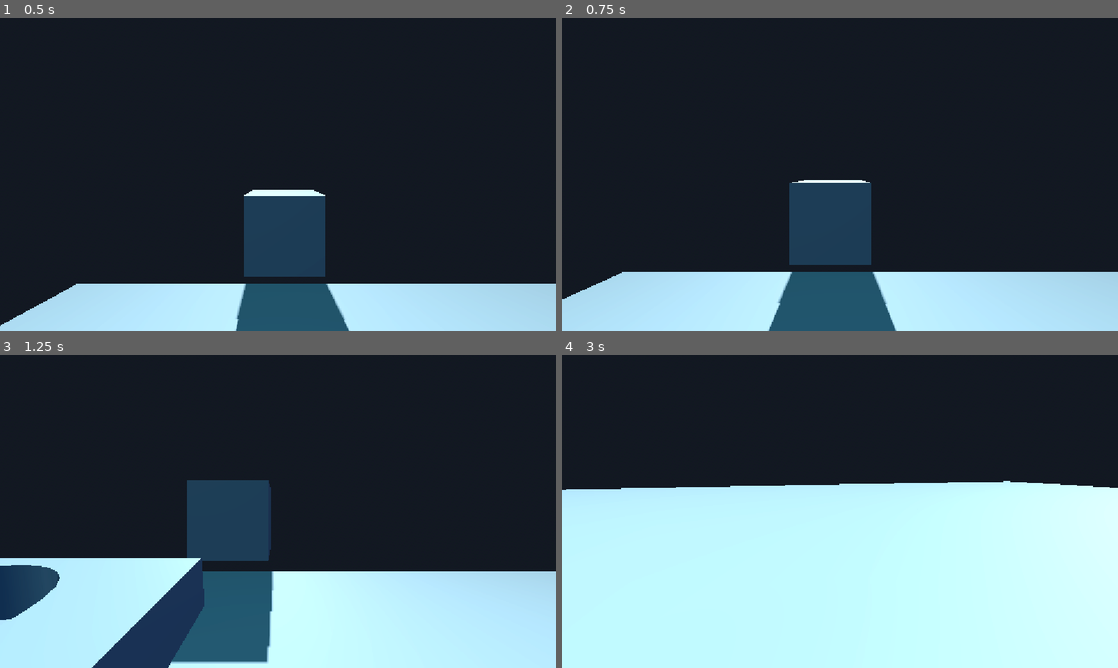
Above: before the commit, frames 1-4 (two rows, left to right).
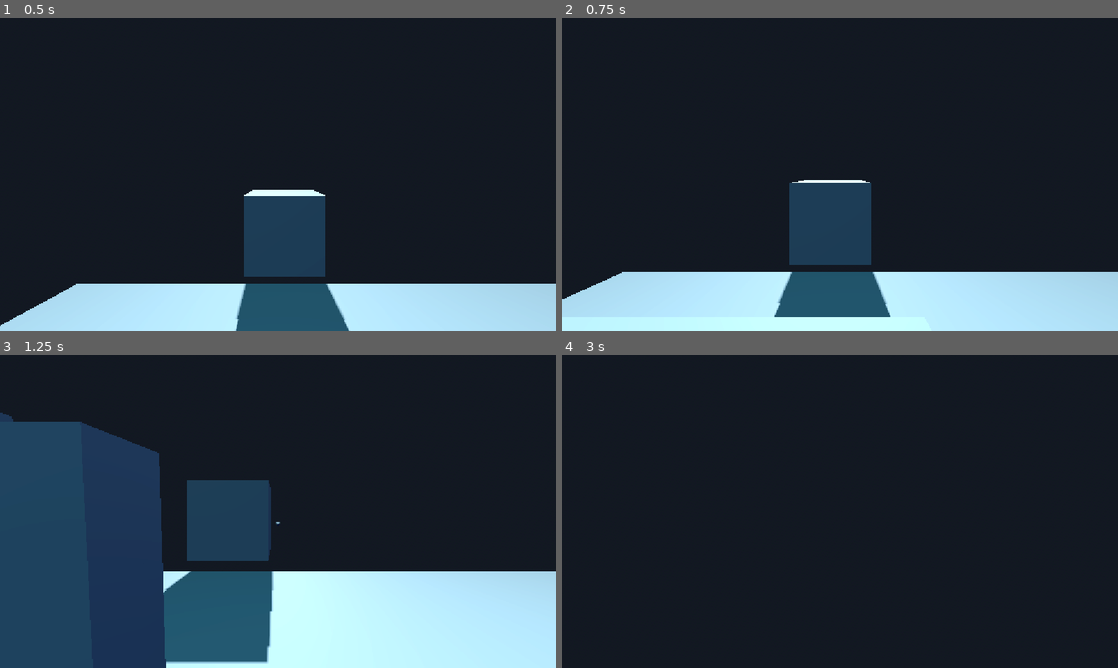
Above: after the commit, the same moments.

Repository: OrzBeta/Assignment3Godot
Game: Godot game, scene res://scenes/demo_scene.tscn
Two runs of this game, one before a commit and one after it. Both use one fixed random seed, a clock stepped at 60 frames per second and the inputs below.
Inputs (mouse positions are in pixels of both pictures, inside the frame that each line leads up to):
- Up to frame 1 (0.5 s): no input
- Up to frame 2 (0.75 s): tap Enter (ui_accept) at 0.5 s; move the mouse to (962, 158) at 0.52 s; press the mouse at (962, 158) at 0.53 s; hold D (move_right) from 0.53 s (still down)
- Up to frame 3 (1.25 s): keep holding D (move_right); tap Enter (ui_accept) at 0.77 s
- Up to frame 4 (3 s): move the mouse to (812, 511) at 1.27 s; release D (move_right) at 1.28 s; release the mouse at (812, 511) at 1.28 s; hold W (move_forward) from 1.28 s (still down); click (812, 511) at 1.35 s; tap Enter (ui_accept) at 1.52 s; move the mouse to (851, 505) at 2.02 s; press the mouse at (851, 505) at 2.03 s; move the mouse to (834, 517) at 2.77 s; release the mouse at (834, 517) at 2.78 s; click (834, 517) at 2.85 s

Frame 1 is identical in both runs. In frame 2, 1.0% of the frame differs, in the area x 37-61%, y 95-100%; in frame 3, 21%; in frame 4, 58%, in the area x 0-100%, y 40-100%.

Commit message:
added a collision box behind
block collision from back

Diff:
--- a/scenes/demo_scene.tscn
+++ b/scenes/demo_scene.tscn
@@ -63,12 +63,12 @@
 transform = Transform3D(-0.9999999, 0, 8.742276e-08, -8.74103e-08, -0.016885476, -0.9998573, 1.476175e-09, -0.9998574, 0.016885474, -30.004944, 53.90036, -26.205246)
 otherPortal = NodePath("../Portal2")
 
-[node name="CSGBox3D2" type="CSGBox3D" parent="Portal" unique_id=2002218373]
+[node name="CSGBox3D3" type="CSGBox3D" parent="Portal" unique_id=2002218373]
 transform = Transform3D(-0.9999698, 0, -0.007772684, 0, 1, 0, 0.007772684, 0, -0.9999698, -0.19039536, 0.8398037, 0.55895996)
 size = Vector3(12, 7, 2)
 material = SubResource("StandardMaterial3D_8m1ix")
 
-[node name="CSGCylinder3D" type="CSGCylinder3D" parent="Portal/CSGBox3D2" unique_id=1310397110]
+[node name="CSGCylinder3D" type="CSGCylinder3D" parent="Portal/CSGBox3D3" unique_id=1310397110]
 transform = Transform3D(1, 0, 0, 0, -4.371139e-08, 1, 0, -1, -4.371139e-08, 0, -0.5, 0.032814026)
 operation = 2
 radius = 3.3
@@ -76,7 +76,7 @@
 sides = 32
 
 [node name="Portal2" parent="." unique_id=1199124635 node_paths=PackedStringArray("otherPortal") instance=ExtResource("2_ba4t3")]
-transform = Transform3D(-1.0000001, 0, 8.742279e-08, -8.6455415e-08, 0.14835286, -0.98893464, -1.2969421e-08, -0.9889345, -0.14835288, -29.992199, 4.5779333, -26.363684)
+transform = Transform3D(-1.0000001, -1.0541105e-15, 8.74228e-08, 4.726865e-09, 0.99853724, 0.05406888, -8.7294914e-08, 0.054068886, -0.99853736, -29.992199, 4.5779333, -26.363684)
 otherPortal = NodePath("../Portal")
 
 [node name="CSGBox3D4" type="CSGBox3D" parent="Portal2" unique_id=1794118121]
--- a/scenes/portal.tscn
+++ b/scenes/portal.tscn
@@ -36,11 +36,17 @@
 mesh = SubResource("CylinderMesh_0ekuu")
 
 [node name="Collision1" type="Area3D" parent="." unique_id=1956683732]
+transform = Transform3D(1, 0, 0, 0, 1, 0, 0, 0, 1, 0, 0, -0.24281394)
 
 [node name="TeleportArea1" type="CollisionShape3D" parent="Collision1" unique_id=866298866]
-transform = Transform3D(1, 0, 0, 0, 1, 0, 0, 0, 1, 0, 0, -1.6265585)
+transform = Transform3D(1, 0, 0, 0, 1, 0, 0, 0, 1, 0, 0, -0.4860264)
 shape = SubResource("BoxShape3D_tdbmw")
 debug_color = Color(5.7756904e-07, 0.6201559, 0.57138103, 0.41960785)
 
+[node name="Blocker" type="CSGBox3D" parent="." unique_id=1518066983]
+transform = Transform3D(1, 0, 0, 0, 1, 0, 0, 0, 1, 0.03100586, -0.005554199, 0)
+use_collision = true
+size = Vector3(7.456543, 9.368774, 1)
+
 [connection signal="body_entered" from="Collision1" to="." method="_on_body_entered"]
 [connection signal="body_exited" from="Collision1" to="." method="_on_collision_1_body_exited"]
